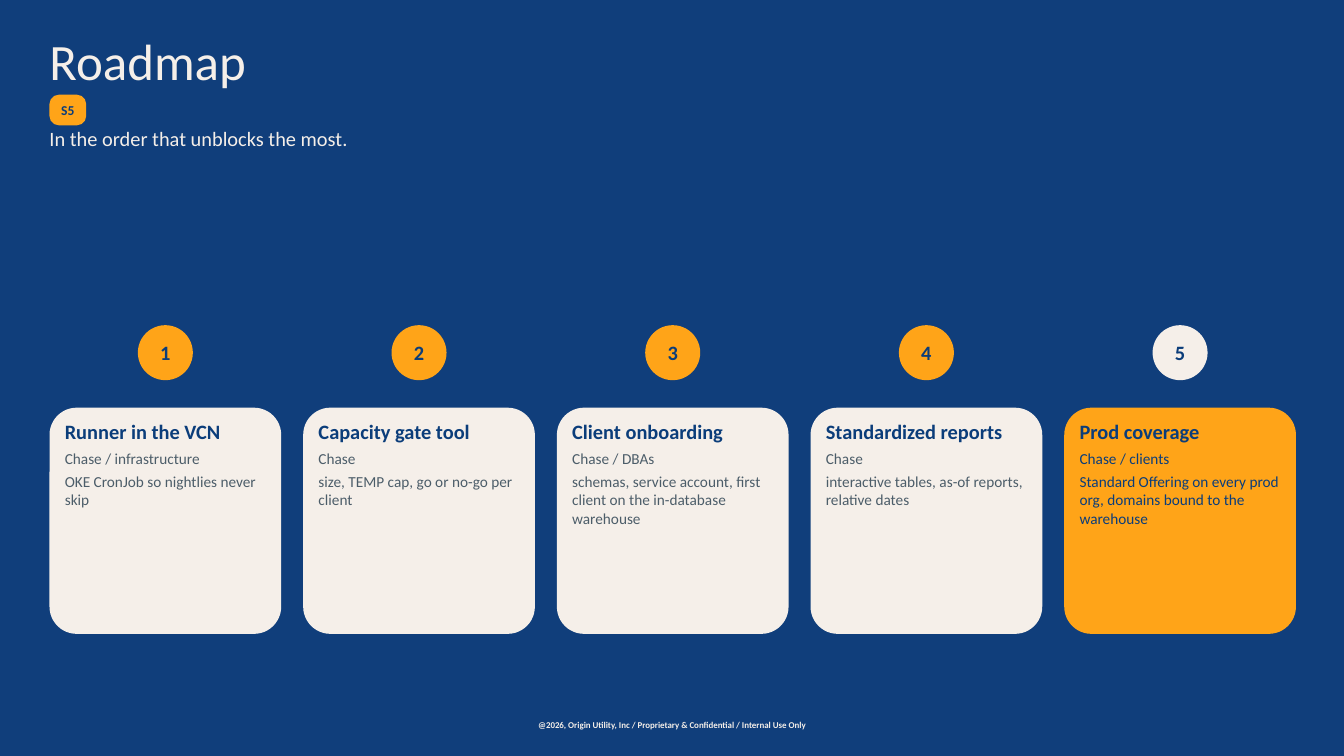
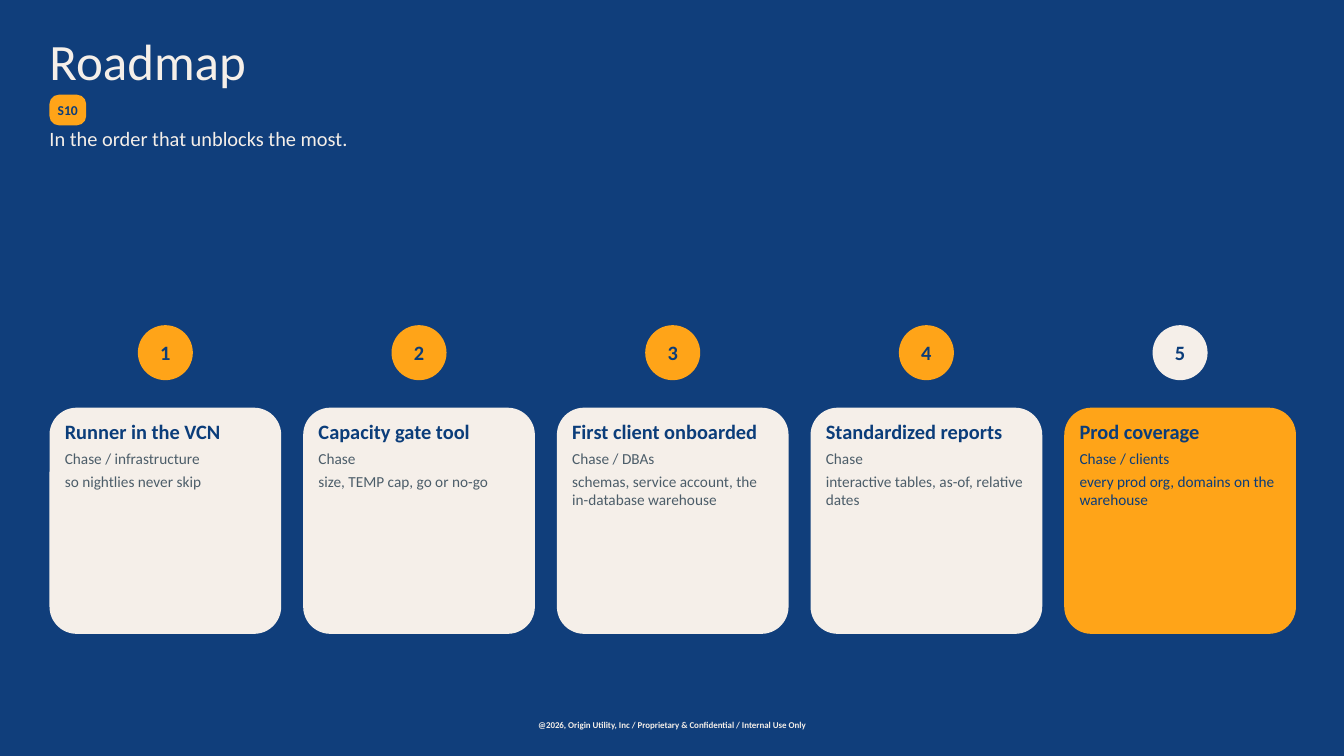
Before and after one commit to chasepowers59/OriginBA, a slide deck: slide 15 of jaspersoft/docs/OriginBA_Automated_Deployment.pptx (slide 12 before the commit). Drawn at 1344x756 pixels with LibreOffice and Linux fonts; fonts in the diff are those of the drawing; background and template pictures are left out; a plain dark background stands for a picture behind light text. Boxes give left, top, right and bottom in pixels: in the first picture for what was removed or moved away, otherwise in the second. Text is boxed around its words. In the diff, an @@ line names an element or a change of style, - is before the commit and + after.

```diff
--- a/jaspersoft/docs/OriginBA_Automated_Deployment.pptx
+++ b/jaspersoft/docs/OriginBA_Automated_Deployment.pptx
@@ text in rounded rectangle at <box>58,106,78,115</box>: text changed @@
-S5
+S10
@@ text in rounded rectangle at <box>572,424,757,439</box>: text changed @@
-Client onboarding
+First client onboarded
@@ text in rounded rectangle at <box>65,476,201,490</box>: text changed @@
-OKE CronJob so nightlies never skip
+so nightlies never skip
@@ text in rounded rectangle at <box>318,476,488,490</box>: text changed @@
-size, TEMP cap, go or no-go per client
+size, TEMP cap, go or no-go
@@ text in rounded rectangle at <box>572,476,757,505</box>: text changed @@
-schemas, service account, first client on the in-database warehouse
+schemas, service account, the in-database warehouse
@@ text in rounded rectangle at <box>826,476,1022,505</box>: text changed @@
-interactive tables, as-of reports, relative dates
+interactive tables, as-of, relative dates
@@ text in rounded rectangle at <box>1080,476,1275,505</box>: text changed @@
-Standard Offering on every prod org, domains bound to the warehouse
+every prod org, domains on the warehouse
```
Also in this commit, not shown: 11 other slides changed, 4 slides added, 1 slide removed, 2 other files.
